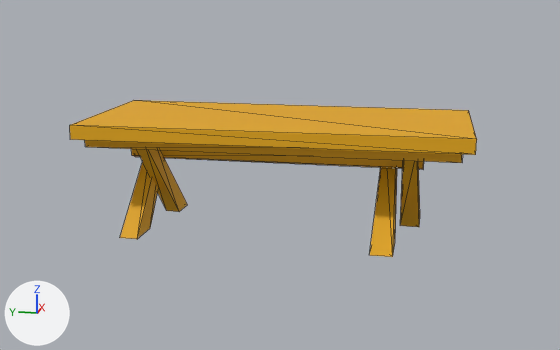
The FBX model Assets/Models/TavernInterior/Table.fbx: old version first, new version second.
The view is the same before and after, from a camera (50 mm lens) standing at (-4.48, -0.94, 1.46) and looking at (-0.02, -0.05, 0.35). Lighting does not change. The marker at lower left points along +X, +Y and +Z. Mesh edges are drawn as thin lines. Where no turn or scale is listed for an object, it has been applied to the vertices.

Before the edit, the objects in view are built like this:
```python
me_cylinder_001 = bpy.data.meshes.new('Cylinder.001')
me_cylinder_001.from_pydata(...)  # 58 vertices, 88 faces; spans x -3.9..-2.91, y 0.45..2.68, z -0.86..-0.18
me_cylinder_001.materials.append(mat_material_003)  # yellow #e7a900
ob_cylinder_001 = bpy.data.objects.new('Cylinder_001', me_cylinder_001)
ob_cylinder_001.location = (3.393, -1.615, 0.875)
```
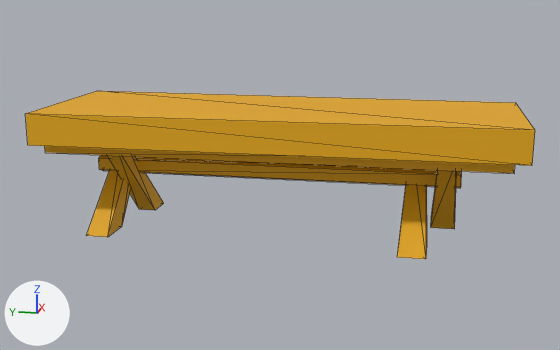
Edits to the bpy script that builds the scene:
```text
Change me_cylinder_001:
    where me_cylinder_001.from_pydata(...)  # 58 vertices, 88 faces; spans x -3.9..-2.91, y 0.45..2.68, z -0.86..-0.18
    used by ob_cylinder_001; location = (3.393, -1.615, 0.875)
    me_cylinder_001 part 1: the loose piece of 10 vertices spanning x -3.45..-3.35, y 0.72..2.49, z -0.46..-0.34 is scaled about its middle by (1, 1.25, 1), then moved by (0.0, 0.0, -0.1)
    me_cylinder_001 part 2: the loose piece of 8 vertices spanning x -3.9..-2.91, y 0.45..2.68, z -0.26..-0.18 is scaled about its middle by (1, 1.25, 2.25), then moved by (0.0, -0.01, 0.01)
    me_cylinder_001 part 3: the loose piece of 8 vertices spanning x -3.79..-3.02, y 0.52..2.63, z -0.32..-0.24 is scaled about its middle by (1, 1.25, 1), then moved by (0.0, -0.01, -0.04)
    me_cylinder_001 part 4: the loose piece of 8 vertices spanning x -3.76..-3.0, y 0.73..0.84, z -0.86..-0.27 is scaled about its middle by (1, 1.25, 0.924), then moved by (0.0, -0.2, -0.02)
    me_cylinder_001 part 5: the loose piece of 8 vertices spanning x -3.81..-3.05, y 0.86..0.98, z -0.86..-0.27 is scaled about its middle by (1, 1.25, 0.924), then moved by (0.0, -0.17, -0.02)
    me_cylinder_001 part 6: the loose piece of 8 vertices spanning x -3.76..-3.03, y 2.28..2.37, z -0.86..-0.27 is scaled about its middle by (1, 1.25, 0.924), then moved by (0.0, 0.18, -0.02)
    me_cylinder_001 part 7: the loose piece of 8 vertices spanning x -3.79..-3.05, y 2.34..2.45, z -0.86..-0.27 is scaled about its middle by (1, 1.25, 0.924), then moved by (0.0, 0.2, -0.02)
```

Where the change shows, as pixel boxes [x1, y1, x2, y2] in the pictures (560 x 350 px; the box of a moved part takes in the faces that stretch with it):
'Cylinder_001', reshaped (25% wider, 7% taller): before [70, 100, 477, 257]; after [25, 91, 535, 259]
part 1 of me_cylinder_001, moved or reshaped: before [131, 149, 424, 169]; after [99, 155, 462, 188]
part 2 of me_cylinder_001, moved or reshaped: before [70, 100, 477, 155]; after [25, 91, 535, 166]
part 3 of me_cylinder_001, moved or reshaped: before [85, 140, 462, 163]; after [45, 146, 515, 173]
part 4 of me_cylinder_001, moved or reshaped: before [400, 160, 420, 227]; after [431, 170, 456, 229]
part 5 of me_cylinder_001, moved or reshaped: before [370, 168, 397, 257]; after [397, 184, 427, 259]
part 6 of me_cylinder_001, moved or reshaped: before [137, 149, 188, 212]; after [107, 155, 164, 210]
part 7 of me_cylinder_001, moved or reshaped: before [120, 162, 158, 239]; after [86, 170, 131, 237]
